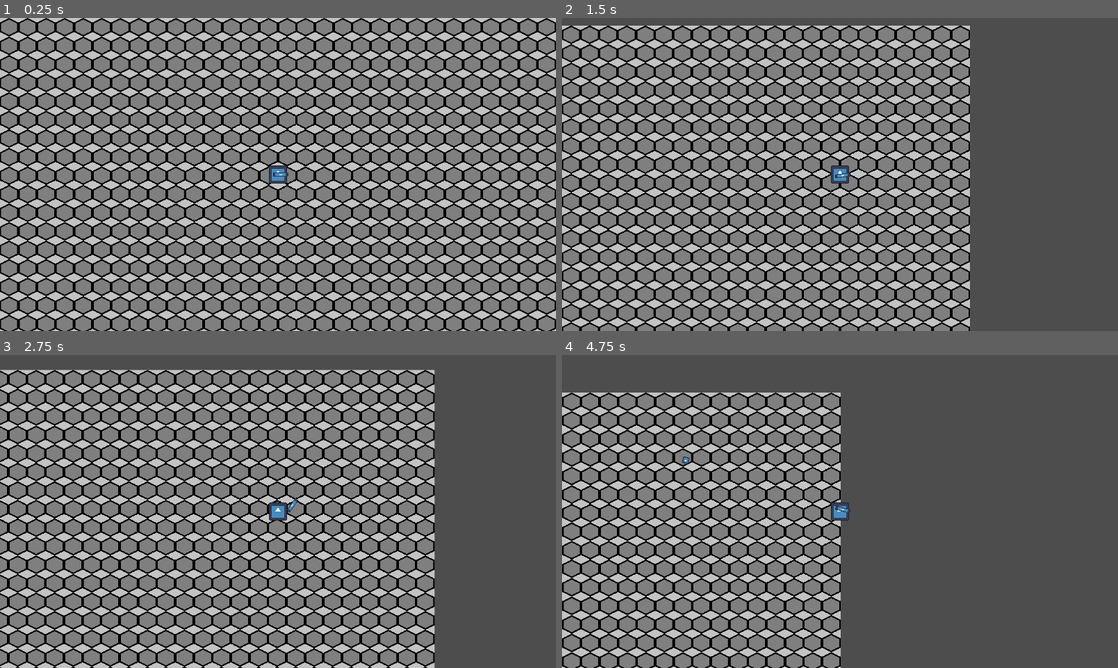
Above: before the commit, frames 1-4 (two rows, left to right).
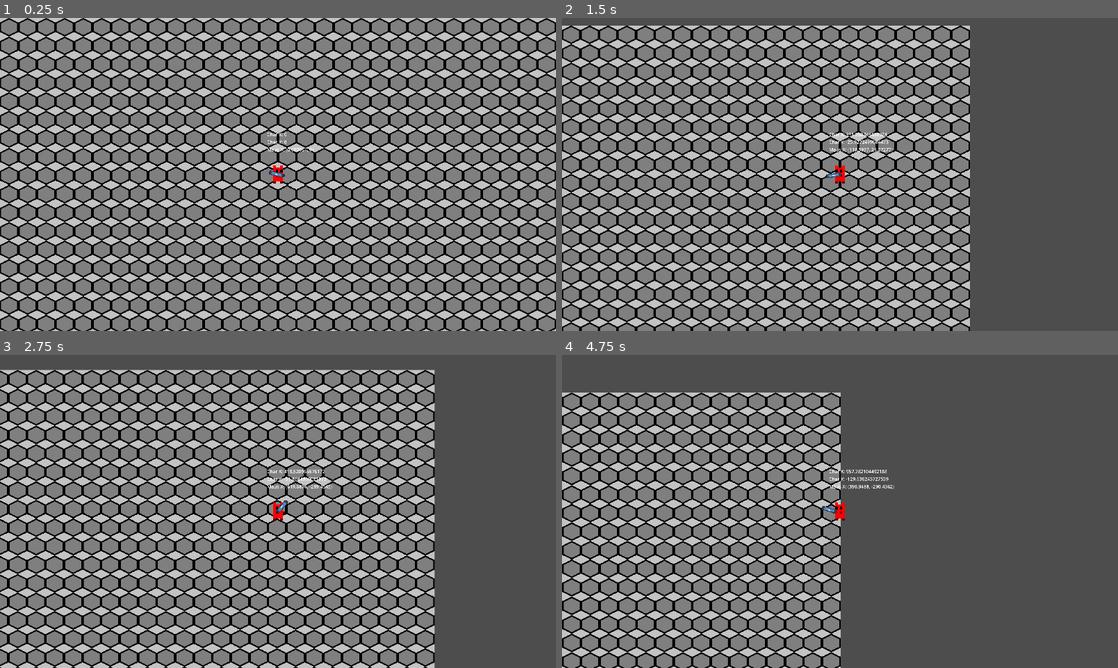
Above: after the commit, the same moments.

Repository: DecotDev/project-movement
Game: Godot game, scene res://Scences/hell_main.tscn
The game is run twice, just before and just after one commit, with the same random seed, the same clock (stepped at 60 frames per second) and the same inputs. This scene is started directly instead of the project's main scene. The engine's default icon, where the game draws it, is replaced by a stand-in: a white triangle on a blue panel in a dark square.
Inputs (mouse positions are in pixels of both pictures, inside the frame that each line leads up to):
- Up to frame 1 (0.25 s): no input
- Up to frame 2 (1.5 s): tap Enter at 0.5 s; move the mouse to (962, 158) at 0.52 s; hold D (Right) from 0.53 s (still down); click (962, 158) at 0.6 s; tap W (Up) at 0.77 s; tap T (Test, bound only after the commit) at 0.8, 1.35 s; move the mouse to (728, 190) at 1.27 s
- Up to frame 3 (2.75 s): tap W (Up) at 1.52 s; click (166, 527) at 1.55 s; move the mouse to (333, 442) at 2.02 s; release D (Right) at 2.03 s; hold A (Left) from 2.03 s (still down); tap Shift (Shift) at 2.1 s; tap T (Test, bound only after the commit) at 2.3 s
- Up to frame 4 (4.75 s): move the mouse to (812, 574) at 2.77 s; release A (Left) at 2.78 s; hold D (Right) 2.78-4.28 s; click (812, 574) at 2.85 s; tap W (Up) at 3.02, 3.77, 4.52 s; move the mouse to (1006, 558) at 3.52 s; tap T (Test, bound only after the commit) at 3.6 s; tap R (Reload, bound only after the commit) at 4.15 s; move the mouse to (673, 464) at 4.27 s; hold A (Left) from 4.28 s (still down); click (673, 464) at 4.35 s

The runs differ from the first frame. In frame 1, 0.2% of the frame differs, in the area x 48-57%, y 36-53%; in frame 2, 0.4%; in frame 3, 0.4%, in the area x 48-60%, y 36-53%; in frame 4, 0.4%.

Commit message:
Gun fixed, ammo system
What's new?
- Fixed the gun
- Bullets fixed
- Added change the hand holding the gun based on mouse position
- Added ammo system
- Reload

Diff:
--- a/Scences/demon.tscn
+++ b/Scences/demon.tscn
@@ -1,8 +1,12 @@
-[gd_scene load_steps=6 format=3 uid="uid://cfmbl6ed0fskd"]
+[gd_scene load_steps=7 format=3 uid="uid://cfmbl6ed0fskd"]
 
-[ext_resource type="Texture2D" uid="uid://rtmsfy7rluqb" path="res://icon.svg" id="1_e58e1"]
 [ext_resource type="Script" path="res://Scripts/demon.gd" id="1_fs57w"]
+[ext_resource type="Texture2D" uid="uid://3sf44jrnvenc" path="res://Assets/char_red0.png" id="2_u5h4x"]
 [ext_resource type="PackedScene" uid="uid://bh6srcfj8h0k0" path="res://Scences/gun.tscn" id="3_nkav8"]
+
+[sub_resource type="AtlasTexture" id="AtlasTexture_ao7xs"]
+atlas = ExtResource("2_u5h4x")
+region = Rect2(1, 0, 6, 8)
 
 [sub_resource type="CircleShape2D" id="CircleShape2D_s3kdx"]
 radius = 32.0
@@ -14,8 +18,14 @@
 script = ExtResource("1_fs57w")
 
 [node name="Sprite2D" type="Sprite2D" parent="."]
-scale = Vector2(0.5, 0.5)
-texture = ExtResource("1_e58e1")
+unique_name_in_owner = true
+scale = Vector2(8, 8)
+texture = SubResource("AtlasTexture_ao7xs")
+flip_h = true
+
+[node name="Gun" parent="." instance=ExtResource("3_nkav8")]
+unique_name_in_owner = true
+position = Vector2(0, 4)
 
 [node name="CollisionShape2D" type="CollisionShape2D" parent="."]
 shape = SubResource("CircleShape2D_s3kdx")
@@ -29,5 +39,9 @@
 shape = SubResource("CircleShape2D_c8ava")
 debug_color = Color(0, 0.6, 0.701961, 0.215686)
 
-[node name="Gun" parent="." instance=ExtResource("3_nkav8")]
-position = Vector2(35, 0)
+[node name="MouseLabel" type="Label" parent="."]
+unique_name_in_owner = true
+offset_left = -38.0
+offset_top = -150.0
+offset_right = 2.0
+offset_bottom = -127.0
--- a/Scences/gun.tscn
+++ b/Scences/gun.tscn
@@ -12,13 +12,13 @@
 script = ExtResource("1_gjown")
 
 [node name="CollisionShape2D" type="CollisionShape2D" parent="."]
-position = Vector2(26, 0)
+position = Vector2(22, 0)
 shape = SubResource("RectangleShape2D_ol467")
 
 [node name="CrossHair" type="Marker2D" parent="."]
 
 [node name="Sprite2D" type="Sprite2D" parent="CrossHair"]
-position = Vector2(26, 0)
+position = Vector2(22, 0)
 scale = Vector2(0.40625, 0.109375)
 texture = ExtResource("1_ju5tt")
 
@@ -26,5 +26,9 @@
 unique_name_in_owner = true
 position = Vector2(64, 0)
 
-[node name="ShootTimer" type="Timer" parent="."]
+[node name="ReloadTimer" type="Timer" parent="."]
 unique_name_in_owner = true
+wait_time = 0.8
+one_shot = true
+
+[connection signal="timeout" from="ReloadTimer" to="." method="_on_reload_timer_timeout"]
--- a/Scences/heaven_main.tscn
+++ b/Scences/heaven_main.tscn
@@ -1,7 +1,7 @@
 [gd_scene load_steps=10 format=4 uid="uid://bh0opwr3bpgia"]
 
 [ext_resource type="Texture2D" uid="uid://dyclqf3yqxltr" path="res://Assets/Heaven/Bakground/heavenMainBg.png" id="1_8p2lp"]
-[ext_resource type="Script" path="res://Scences/heaven_main.gd" id="1_l8av3"]
+[ext_resource type="Script" path="res://heaven_main.gd" id="1_l8av3"]
 [ext_resource type="PackedScene" uid="uid://c5b8wa7kknj3k" path="res://Scences/lumber.tscn" id="2_oyb2g"]
 [ext_resource type="PackedScene" uid="uid://dx13mehul60kb" path="res://Scences/heaven_gui.tscn" id="3_5nbyf"]
 [ext_resource type="PackedScene" uid="uid://tkukihame2k" path="res://Scences/coin.tscn" id="3_qncsd"]
--- /dev/null
+++ b/Scences/hell_gui.tscn
@@ -0,0 +1,11 @@
+[gd_scene format=3 uid="uid://dbi28s0peaois"]
+
+[node name="HellGUI" type="Control"]
+layout_mode = 3
+anchors_preset = 15
+anchor_right = 1.0
+anchor_bottom = 1.0
+grow_horizontal = 2
+grow_vertical = 2
+
+[node name="CanvasLayer" type="CanvasLayer" parent="."]
--- a/Scripts/demon.gd
+++ b/Scripts/demon.gd
@@ -1,15 +1,44 @@
 extends CharacterBody2D
 
+class_name Character
 
-class_name Character
+@onready
+var mouse_label: = %MouseLabel
+@onready
+var sprite: = %Sprite2D
+@onready
+var gun: = %Gun
+
+var mouse_pos: Vector2
+var gun_moved_left: bool = false
+var gun_moved_right: bool = false
+
 var input_direction: Vector2
 var movement_speed: int = 40
 
-
 func _physics_process(delta: float) -> void:
+	mouse_pos = get_global_mouse_position()
 	input_direction = Input.get_vector("Left","Right","Up","Down")
 	#input_direction = input_direction.normalized()
 	velocity = input_direction * 550
 	move_and_slide()
 
+	if mouse_pos.x < position.x:
+		sprite.flip_h = false
+		if !gun_moved_left:
+
+			gun.position.x = -16
+			gun_moved_left = true
+			gun_moved_right = false
+	else:
+		sprite.flip_h = true
+		if !gun_moved_right:
+			gun.position.x = + 16
+			gun_moved_left = false
+			gun_moved_right = true
+
+	if Input.is_action_just_pressed("Test"):
+		gun.position = Vector2(0,0)
+
+	mouse_label.text = ("Char X: " + str(position.x) + "\nChar Y: " + str(position.y) + "\nMaus X: " + str(get_global_mouse_position()))
 	#look_at(get_global_mouse_position())
--- a/Scripts/gun.gd
+++ b/Scripts/gun.gd
@@ -1,13 +1,31 @@
 extends Area2D
+
+@onready
+var reload_timer: Node = %ReloadTimer
+
+var magazine_size: int = 8
+var ammo: int = 8
+var reloading: bool = false
 
 func _physics_process(delta: float) -> void:
 	look_at(get_global_mouse_position())
-	if Input.is_action_just_pressed("Shoot"):
-		shoot()
+	if Input.is_action_just_pressed("Shoot") and !reloading:
+		if ammo > 0: shoot()
+	if Input.is_action_just_pressed("Reload") and ammo != magazine_size and !reloading:
+		reload()
 
 func shoot() -> void:
+	ammo -= 1
 	const BULLET = preload("res://Scences/bullet.tscn")
 	var new_bullet: = BULLET.instantiate()
 	new_bullet.global_position = %ShootingPoint.global_position
 	new_bullet.global_rotation = %ShootingPoint.global_rotation
 	%ShootingPoint.add_child(new_bullet)
+
+func reload() -> void:
+	reloading = true
+	reload_timer.start()
+
+func _on_reload_timer_timeout() -> void:
+	ammo = magazine_size
+	reloading = false
--- a/project.godot
+++ b/project.godot
@@ -92,6 +92,16 @@
 "events": [Object(InputEventMouseButton,"resource_local_to_scene":false,"resource_name":"","device":-1,"window_id":0,"a …(253 unchanged characters)…
 ]
 }
+Test={
+"deadzone": 0.5,
+"events": [Object(InputEventKey,"resource_local_to_scene":false,"resource_name":"","device":-1,"window_id":0,"alt_pressed":false,"shift_pressed":false,"ctrl_pressed":false,"meta_pressed":false,"pressed":false,"keycode":0,"physical_keycode":84,"key_label":0,"unicode":116,"location":0,"echo":false,"script":null)
+]
+}
+Reload={
+"deadzone": 0.5,
+"events": [Object(InputEventKey,"resource_local_to_scene":false,"resource_name":"","device":-1,"window_id":0,"alt_pressed":false,"shift_pressed":false,"ctrl_pressed":false,"meta_pressed":false,"pressed":false,"keycode":0,"physical_keycode":82,"key_label":0,"unicode":114,"location":0,"echo":false,"script":null)
+]
+}
 
 [navigation]
 
Renamed: Scences/heaven_main.gd -> heaven_main.gd
